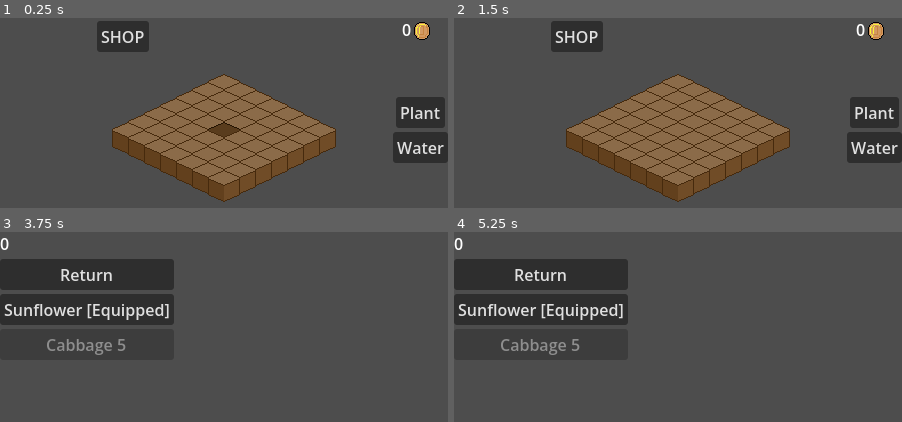
Above: before the commit, frames 1-4 (two rows, left to right).
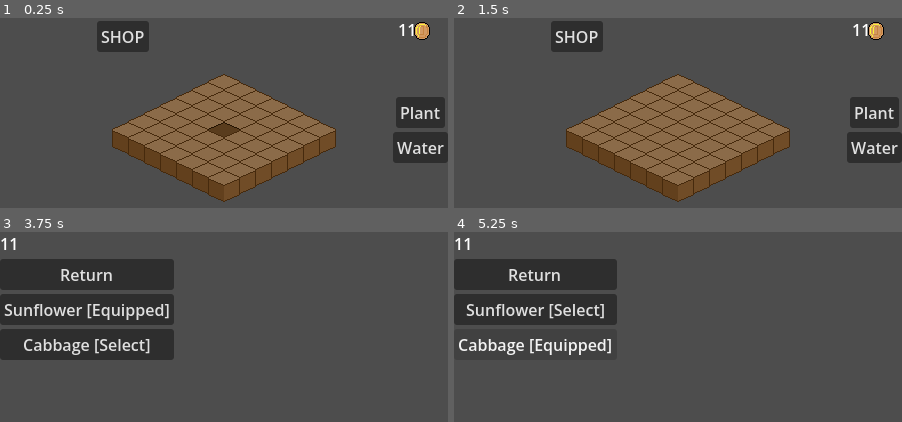
Above: after the commit, the same moments.

Repository: Ronph/godot-idle-garden
Game: Godot game, scene res://Scenes/Garden.tscn
Two runs of this game, one before a commit and one after it. Both use one fixed random seed, a clock stepped at 60 frames per second and the inputs below.
Inputs (mouse positions are in pixels of both pictures, inside the frame that each line leads up to):
- Up to frame 1 (0.25 s): no input
- Up to frame 2 (1.5 s): click "SHOP" at 0.5 s; click "Return" at 1.25 s
- Up to frame 3 (3.75 s): click "Plant" at 2 s; click "Water" at 2.75 s; click "SHOP" at 3.5 s
- Up to frame 4 (5.25 s): click "Sunflower [Equipped]" at 4.25 s; click (539, 344) at 5 s, where only the run after the commit has a clickable "Cabbage [Select]"

The runs differ from the first frame. In frame 1, 0.1% of the frame differs, in the area x 89-93%, y 3-10%; in frame 2, 0.1%; in frame 3, 1.2%; in frame 4, 4.1%, in the area x 0-39%, y 3-65%.

Commit message:
click to harvest

Diff:
--- a/Scripts/earth.gd
+++ b/Scripts/earth.gd
@@ -10,7 +10,6 @@
 @onready var flowers: TileMapLayer = $"../Flowers"
 
 func _ready():
-	# Initialise the first half of the tiles
 	for x in gridWidth:
 		for y in gridHeight:
 			tileDic[str(Vector2i(startPoint[0] + x, startPoint[1] + y))] = ["", -1, startPoint[0] + x, startPoint[1] + y]
@@ -29,9 +28,8 @@
 	if tileDic.has(str(tile)):
 		set_cell(tile, 0, Vector2i(0, 0), 0)
 
-		#if Input.is_action_just_pressed("leftClick"):
-			#var nameStage = flowers.place_flower(tile, tileDic[str(tile)][0], tileDic[str(tile)][1] + 1, tileDic[str(tile)][2], tileDic[str(tile)][3])
-			#tileDic[str(tile)] = nameStage
+		if Input.is_action_just_pressed("leftClick"):
+			tileDic[str(tile)] = flowers.harvest_flower(tile, tileDic[str(tile)][0], tileDic[str(tile)][1], tileDic[str(tile)][2], tileDic[str(tile)][3])
 
 
 func plant():
@@ -78,7 +76,3 @@
 func reset_tiles():
 	for i in tileDic.keys():
 			set_cell(Vector2i(tileDic[i][2], tileDic[i][3]), 1, Vector2i(0, 0), 0)
-
-
-func _on_shop_button_pressed() -> void:
-	pass # Replace with function body.
--- a/Scripts/flowers.gd
+++ b/Scripts/flowers.gd
@@ -3,26 +3,13 @@
 var currentFlower : String:
 	get: return GameManager.currentFlower # default flower (we will add code later on to change the current default)
 
-
-# dictionnary containing the name of all our flowers
-# with assinged value a list of their order and max growth, and sell price
-
-func place_flower(tile, flowName, stage, x, y):
-	print(flowName)
-	# if there is no name then nothnig is currently planted so we plant our current default flower
-	if flowName == "":
-		set_cell(tile, GameManager.flowerDic[currentFlower][0], Vector2i(0, 0), 0)
-		return [currentFlower, 0, x, y]
-
-
-	# if the new stage is under the growth limit proceed --> handle else for selling to erase the cell
-	if stage < GameManager.flowerDic[flowName][1]:
-		set_cell(tile, GameManager.flowerDic[flowName][0], Vector2i(stage, 0), 0)
-		return [flowName, stage, x, y]
-	else:
+func harvest_flower(tile, flowName, stage, x, y):
+	if stage == GameManager.flowerDic[flowName][1] - 1:
 		erase_cell(tile)
 		GameManager.gain_coins(GameManager.flowerDic[flowName][2])
 		return ["", -1, x, y]
+	else:
+		return [flowName, stage - 1 , x, y]
 
 func place_random_flower(tile, _flowName, _stage, x, y):
 	set_cell(tile, GameManager.flowerDic[currentFlower][0], Vector2i(0, 0), 0)
@@ -33,6 +20,4 @@
 		set_cell(tile, GameManager.flowerDic[flowName][0], Vector2i(stage, 0), 0)
 		return [flowName, stage, x, y]
 	else:
-		erase_cell(tile)
-		GameManager.gain_coins(GameManager.flowerDic[flowName][2])
-		return ["", -1, x, y]
+		return [flowName, stage - 1, x, y]
--- a/garden_save.json
+++ b/garden_save.json
@@ -1 +1 @@
-{"gold":0,"time":0,"unlocks":["Sunflower"]}
+{"gold":11,"time":0,"unlocks":["Sunflower","Cabbage"]}
Not shown, added: Scenes/Garden.tscn614133086.tmp
